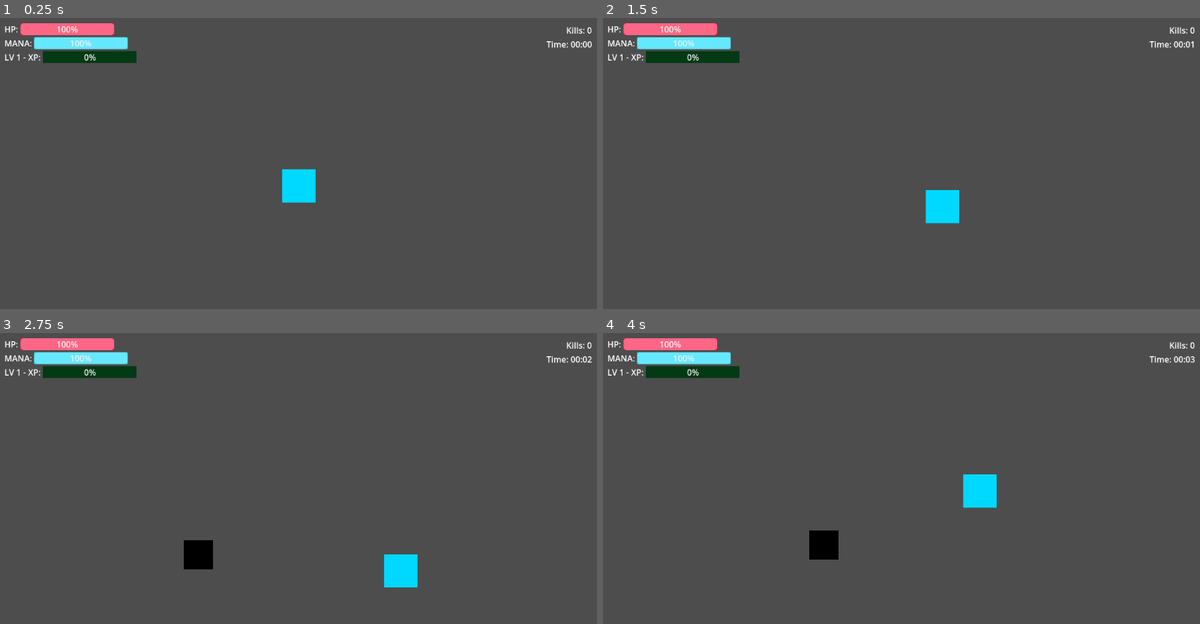
Above: before the commit, frames 1-4 (two rows, left to right).
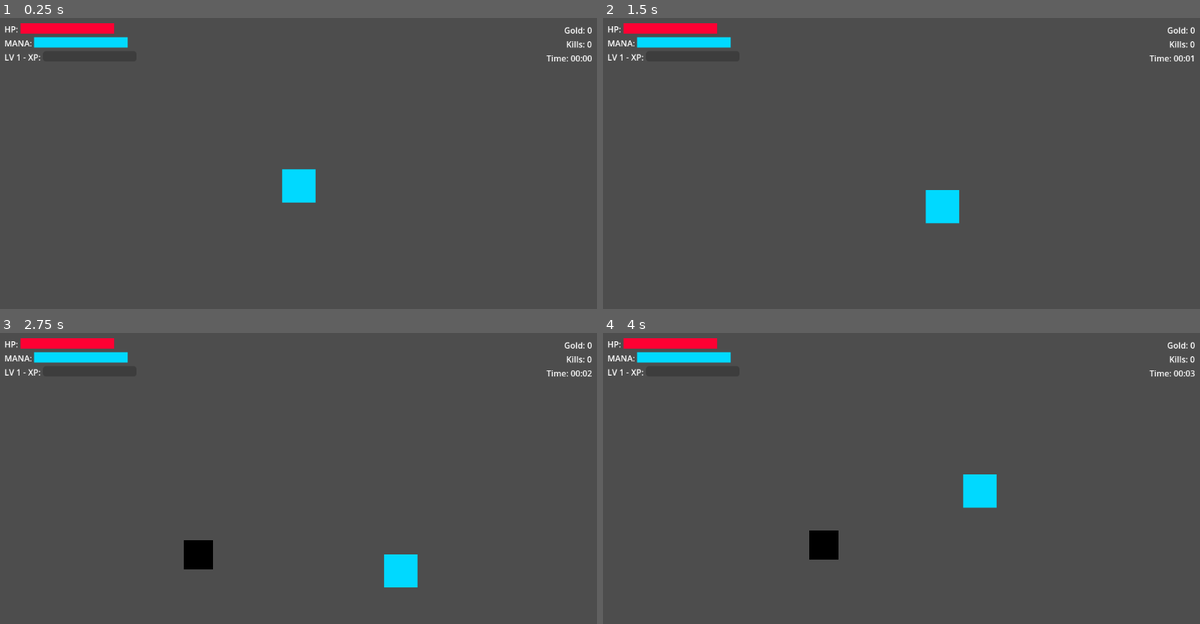
Above: after the commit, the same moments.

Repository: HoangAnhWilliam/Rescue-the-idol-godot
Game: Godot game, scene res://scenes/main.tscn
Two runs of this game, one before a commit and one after it. Both use one fixed random seed, a clock stepped at 60 frames per second and the inputs below.
Inputs:
- Up to frame 1 (0.25 s): no input
- Up to frame 2 (1.5 s): tap Enter at 0.5 s; hold D (move_right) 0.53-1.28 s; tap E (interact) at 0.6, 1.35 s; hold S (move_down) from 1.28 s (still down)
- Up to frame 3 (2.75 s): release S (move_down) at 2.03 s; hold D (move_right) from 2.03 s (still down); tap E (interact) at 2.1 s
- Up to frame 4 (4 s): release D (move_right) at 2.78 s; hold W (move_up) 2.78-3.53 s; tap E (interact) at 2.85, 3.6 s; hold A (move_left) from 3.53 s (still down)

The runs differ from the first frame. In frame 1, 2.2% of the frame differs, in the area x 3-100%, y 1-16%; in frame 2, 2.2%; in frame 3, 2.2%; in frame 4, 2.2%.

Commit message:
Create dedicated HUD scene file and add Gold counter
**NEW FILES:**
- scenes/ui/hud.tscn - Dedicated HUD scene with proper structure

**CHANGES:**

1. **scenes/ui/hud.tscn:**
   - Created complete HUD scene with all UI elements
   - Proper node hierarchy and styling
   - Added GoldLabel for gold tracking
   - Script automatically attached
   - Uses StyleBoxFlat for colored progress bars

2. **scripts/hud.gd:**
   - Added gold_label reference
   - Added gold_changed signal handler
   - Added update_gold() function
   - Now tracks and displays player gold

3. **scenes/main.tscn:**
   - Replaced inline HUD definition with scene instance
   - Much cleaner and more maintainable
   - Proper scene composition pattern

**UI ELEMENTS:**
✅ HP Bar (Red)
✅ Mana Bar (Cyan)
✅ XP Bar (Green)
✅ Level Label
✅ Gold Counter (NEW!)
✅ Kill Counter
✅ Time Counter

**BENEFITS:**
- HUD is now a reusable scene
- Easier to edit in Godot Editor
- Proper separation of concerns
- Can be instanced anywhere
- Better debugging and maintenance

This fixes the issue where HUD script wasn't loading because
it was defined inline without proper scene structure.

Diff:
--- a/scenes/main.tscn
+++ b/scenes/main.tscn
@@ -1,20 +1,11 @@
-[gd_scene load_steps=8 format=3 uid="uid://c5q3gxjbs06r7"]
+[gd_scene load_steps=4 format=3 uid="uid://c5q3gxjbs06r7"]
 
 [ext_resource type="PackedScene" uid="uid://b2ai7uclsnr38" path="res://scenes/player/player.tscn" id="1_o5qli"]
 [ext_resource type="Script" uid="uid://blovmg3iws7j8" path="res://scripts/enemy_spawner.gd" id="2_sugp2"]
 [ext_resource type="PackedScene" uid="uid://cekjlfyi6xt4g" path="res://scenes/ui/upgrade_menu.tscn" id="3_sugp2"]
-[ext_resource type="Script" path="res://scripts/hud.gd" id="4_hud"]
+[ext_resource type="PackedScene" uid="uid://hud_scene_01" path="res://scenes/ui/hud.tscn" id="4_hud"]
 
-[sub_resource type="StyleBoxFlat" id="StyleBoxFlat_0wfyh"]
-bg_color = Color(1, 0, 0.2, 1)
-
-[sub_resource type="StyleBoxFlat" id="StyleBoxFlat_sugp2"]
-bg_color = Color(0, 0.8509804, 1, 1)
-
-[sub_resource type="StyleBoxFlat" id="StyleBoxFlat_jyhfs"]
-bg_color = Color(0.015686275, 0.22352941, 0.08235294, 1)
-
-[node name="Main" type="Node2D" groups=["upgrade_menu"]]
+[node name="Main" type="Node2D"]
 
 [node name="Player" parent="." groups=["player"] instance=ExtResource("1_o5qli")]
 
@@ -23,89 +14,7 @@
 
 [node name="UI" type="CanvasLayer" parent="."]
 
-[node name="HUD" type="Control" parent="UI"]
-layout_mode = 3
-anchors_preset = 15
-anchor_right = 1.0
-anchor_bottom = 1.0
-grow_horizontal = 2
-grow_vertical = 2
-mouse_filter = 2
-script = ExtResource("4_hud")
+[node name="HUD" parent="UI" instance=ExtResource("4_hud")]
 
-[node name="StatsContainer" type="VBoxContainer" parent="UI/HUD"]
-custom_minimum_size = Vector2(250, 100)
-layout_mode = 0
-offset_left = 10.0
-offset_top = 10.0
-offset_right = 50.0
-offset_bottom = 50.0
-
-[node name="HPContainer" type="HBoxContainer" parent="UI/HUD/StatsContainer"]
-layout_mode = 2
-
-[node name="Label" type="Label" parent="UI/HUD/StatsContainer/HPContainer"]
-layout_mode = 2
-theme_override_font_sizes/font_size = 16
-text = "HP:"
-
-[node name="HPBar" type="ProgressBar" parent="UI/HUD/StatsContainer/HPContainer"]
-custom_minimum_size = Vector2(180, 20)
-layout_mode = 2
-theme_override_styles/background = SubResource("StyleBoxFlat_0wfyh")
-value = 100.0
-
-[node name="ManaContainer" type="HBoxContainer" parent="UI/HUD/StatsContainer"]
-layout_mode = 2
-
-[node name="Label" type="Label" parent="UI/HUD/StatsContainer/ManaContainer"]
-layout_mode = 2
-theme_override_font_sizes/font_size = 16
-text = "MANA:"
-
-[node name="ManaBar" type="ProgressBar" parent="UI/HUD/StatsContainer/ManaContainer"]
-custom_minimum_size = Vector2(180, 20)
-layout_mode = 2
-theme_override_styles/background = SubResource("StyleBoxFlat_sugp2")
-max_value = 50.0
-value = 50.0
-
-[node name="XPContainer" type="HBoxContainer" parent="UI/HUD/StatsContainer"]
-layout_mode = 2
-
-[node name="LevelLabel" type="Label" parent="UI/HUD/StatsContainer/XPContainer"]
-layout_mode = 2
-theme_override_font_sizes/font_size = 16
-text = "LV 1 - XP:"
-
-[node name="XPBar" type="ProgressBar" parent="UI/HUD/StatsContainer/XPContainer"]
-custom_minimum_size = Vector2(180, 20)
-layout_mode = 2
-theme_override_styles/background = SubResource("StyleBoxFlat_jyhfs")
-
-[node name="InfoContainer" type="VBoxContainer" parent="UI/HUD"]
-custom_minimum_size = Vector2(200, 80)
-layout_mode = 1
-anchors_preset = 1
-anchor_left = 1.0
-anchor_right = 1.0
-offset_left = -212.0
-offset_top = 12.0
-offset_right = -12.0
-offset_bottom = 92.0
-grow_horizontal = 0
-
-[node name="KillLabel" type="Label" parent="UI/HUD/InfoContainer"]
-layout_mode = 2
-theme_override_font_sizes/font_size = 16
-text = "Kills: 0"
-horizontal_alignment = 2
-
-[node name="TimeLabel" type="Label" parent="UI/HUD/InfoContainer"]
-layout_mode = 2
-theme_override_font_sizes/font_size = 16
-text = "Time: 00:00"
-horizontal_alignment = 2
-
-[node name="UpgradeMenu" parent="." instance=ExtResource("3_sugp2")]
+[node name="UpgradeMenu" parent="." groups=["upgrade_menu"] instance=ExtResource("3_sugp2")]
 visible = false
--- /dev/null
+++ b/scenes/ui/hud.tscn
@@ -0,0 +1,108 @@
+[gd_scene load_steps=5 format=3 uid="uid://hud_scene_01"]
+
+[ext_resource type="Script" path="res://scripts/hud.gd" id="1_hud"]
+
+[sub_resource type="StyleBoxFlat" id="StyleBoxFlat_hp"]
+bg_color = Color(1, 0, 0.2, 1)
+
+[sub_resource type="StyleBoxFlat" id="StyleBoxFlat_mana"]
+bg_color = Color(0, 0.8509804, 1, 1)
+
+[sub_resource type="StyleBoxFlat" id="StyleBoxFlat_xp"]
+bg_color = Color(0.015686275, 0.22352941, 0.08235294, 1)
+
+[node name="HUD" type="Control"]
+layout_mode = 3
+anchors_preset = 15
+anchor_right = 1.0
+anchor_bottom = 1.0
+grow_horizontal = 2
+grow_vertical = 2
+mouse_filter = 2
+script = ExtResource("1_hud")
+
+[node name="StatsContainer" type="VBoxContainer" parent="."]
+custom_minimum_size = Vector2(250, 100)
+layout_mode = 0
+offset_left = 10.0
+offset_top = 10.0
+offset_right = 260.0
+offset_bottom = 110.0
+
+[node name="HPContainer" type="HBoxContainer" parent="StatsContainer"]
+layout_mode = 2
+
+[node name="Label" type="Label" parent="StatsContainer/HPContainer"]
+layout_mode = 2
+theme_override_font_sizes/font_size = 16
+text = "HP:"
+
+[node name="HPBar" type="ProgressBar" parent="StatsContainer/HPContainer"]
+custom_minimum_size = Vector2(180, 20)
+layout_mode = 2
+theme_override_styles/fill = SubResource("StyleBoxFlat_hp")
+max_value = 100.0
+value = 100.0
+show_percentage = false
+
+[node name="ManaContainer" type="HBoxContainer" parent="StatsContainer"]
+layout_mode = 2
+
+[node name="Label" type="Label" parent="StatsContainer/ManaContainer"]
+layout_mode = 2
+theme_override_font_sizes/font_size = 16
+text = "MANA:"
+
+[node name="ManaBar" type="ProgressBar" parent="StatsContainer/ManaContainer"]
+custom_minimum_size = Vector2(180, 20)
+layout_mode = 2
+theme_override_styles/fill = SubResource("StyleBoxFlat_mana")
+max_value = 50.0
+value = 50.0
+show_percentage = false
+
+[node name="XPContainer" type="HBoxContainer" parent="StatsContainer"]
+layout_mode = 2
+
+[node name="LevelLabel" type="Label" parent="StatsContainer/XPContainer"]
+layout_mode = 2
+theme_override_font_sizes/font_size = 16
+text = "LV 1 - XP:"
+
+[node name="XPBar" type="ProgressBar" parent="StatsContainer/XPContainer"]
+custom_minimum_size = Vector2(180, 20)
+layout_mode = 2
+theme_override_styles/fill = SubResource("StyleBoxFlat_xp")
+max_value = 100.0
+value = 0.0
+show_percentage = false
+
+[node name="InfoContainer" type="VBoxContainer" parent="."]
+custom_minimum_size = Vector2(200, 80)
+layout_mode = 1
+anchors_preset = 1
+anchor_left = 1.0
+anchor_right = 1.0
+offset_left = -212.0
+offset_top = 12.0
+offset_right = -12.0
+offset_bottom = 92.0
+grow_horizontal = 0
+
+[node name="GoldLabel" type="Label" parent="InfoContainer"]
+layout_mode = 2
+theme_override_font_sizes/font_size = 16
+text = "Gold: 0"
+horizontal_alignment = 2
+
+[node name="KillLabel" type="Label" parent="InfoContainer"]
+layout_mode = 2
+theme_override_font_sizes/font_size = 16
+text = "Kills: 0"
+horizontal_alignment = 2
+
+[node name="TimeLabel" type="Label" parent="InfoContainer"]
+layout_mode = 2
+theme_override_font_sizes/font_size = 16
+text = "Time: 00:00"
+horizontal_alignment = 2
--- a/scripts/hud.gd
+++ b/scripts/hud.gd
@@ -5,6 +5,7 @@
 @onready var mana_bar = $StatsContainer/ManaContainer/ManaBar
 @onready var xp_bar = $StatsContainer/XPContainer/XPBar
 @onready var level_label = $StatsContainer/XPContainer/LevelLabel
+@onready var gold_label = $InfoContainer/GoldLabel
 @onready var kill_label = $InfoContainer/KillLabel
 @onready var time_label = $InfoContainer/TimeLabel
 
@@ -51,6 +52,12 @@
 	else:
 		print("❌ Player missing level_up signal!")
 
+	if player.has_signal("gold_changed"):
+		player.gold_changed.connect(_on_gold_changed)
+		print("✅ Connected gold_changed signal")
+	else:
+		print("❌ Player missing gold_changed signal!")
+
 	# Initialize bars
 	if "current_hp" in player and "stats" in player:
 		update_hp(player.current_hp, player.stats.max_hp)
@@ -68,6 +75,10 @@
 		update_level(player.level)
 		print("✅ Initialized Level: ", player.level)
 
+	if "gold" in player:
+		update_gold(player.gold)
+		print("✅ Initialized Gold: ", player.gold)
+
 	print("=========================")
 
 func _process(delta):
@@ -80,6 +91,10 @@
 	# Update kill count
 	if player and "total_kills" in player:
 		kill_label.text = "Kills: %d" % player.total_kills
+
+	# Update gold (in case it changes without signal)
+	if player and "gold" in player:
+		gold_label.text = "Gold: %d" % player.gold
 
 # Signal handlers
 func _on_hp_changed(current: float, maximum: float):
@@ -101,6 +116,10 @@
 	if player:
 		update_xp(player.current_xp, player.xp_to_next_level)
 
+func _on_gold_changed(current_gold: int):
+	print("💰 Gold changed: ", current_gold)
+	update_gold(current_gold)
+
 # Update functions
 func update_hp(current: float, maximum: float):
 	if hp_bar:
@@ -120,3 +139,7 @@
 func update_level(level: int):
 	if level_label:
 		level_label.text = "LV %d - XP:" % level
+
+func update_gold(gold: int):
+	if gold_label:
+		gold_label.text = "Gold: %d" % gold
